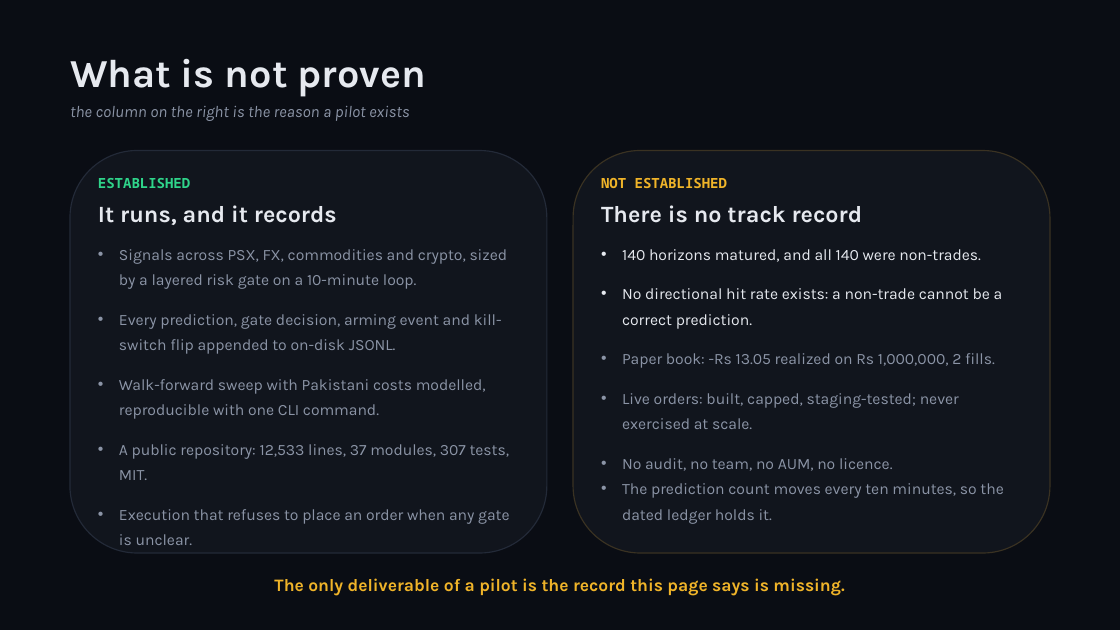
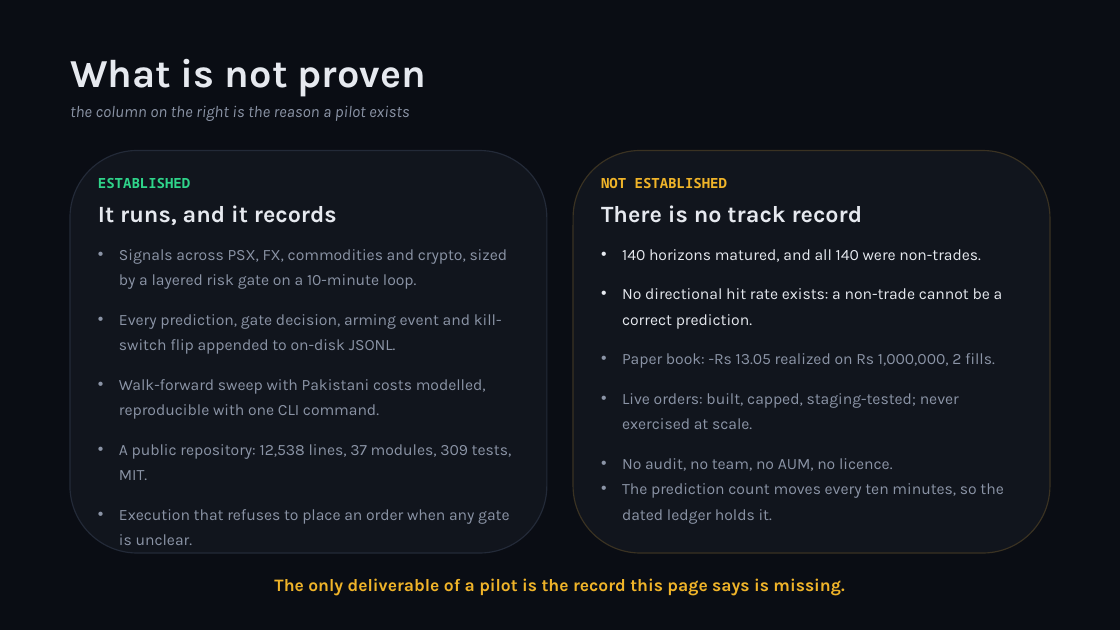
Before and after one commit to zhaider5142009-oss/kairos, a slide deck: slide 6 of docs/investors/KAIROS_Investor_Deck.pptx. Drawn at 1120x630 pixels with LibreOffice and Linux fonts; fonts in the diff are those of the drawing. Boxes give left, top, right and bottom in pixels: in the first picture for what was removed or moved away, otherwise in the second. Text is boxed around its words. In the diff, an @@ line names an element or a change of style, - is before the commit and + after.

```diff
--- a/docs/investors/KAIROS_Investor_Deck.pptx
+++ b/docs/investors/KAIROS_Investor_Deck.pptx
@@ text at <box>119,444,512,480</box>: text changed @@
-• A public repository: 12,533 lines, 37 modules, 307 tests, MIT.
+• A public repository: 12,538 lines, 37 modules, 309 tests, MIT.
```
Also in this commit, not shown: 2 other slides changed, 10 other files.
